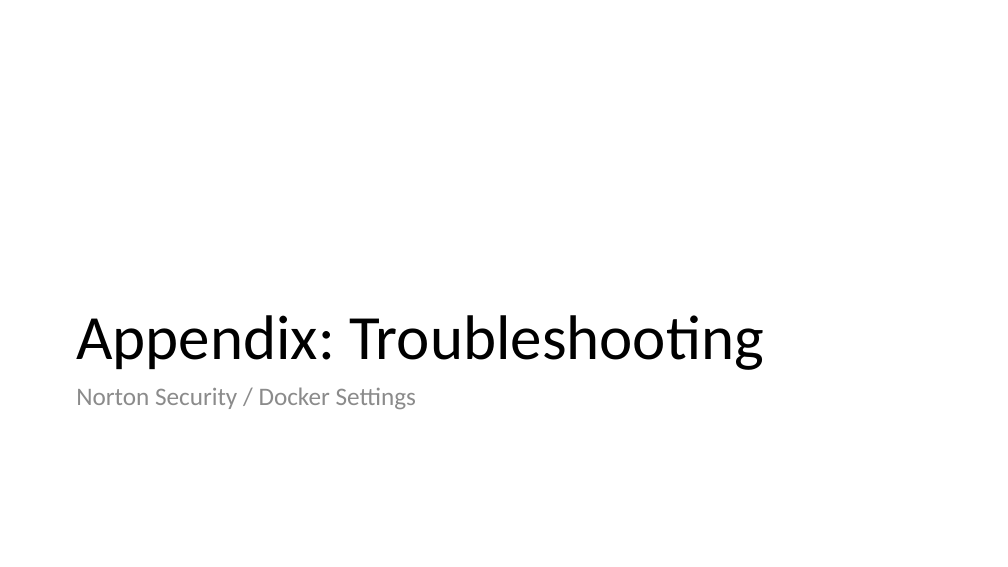
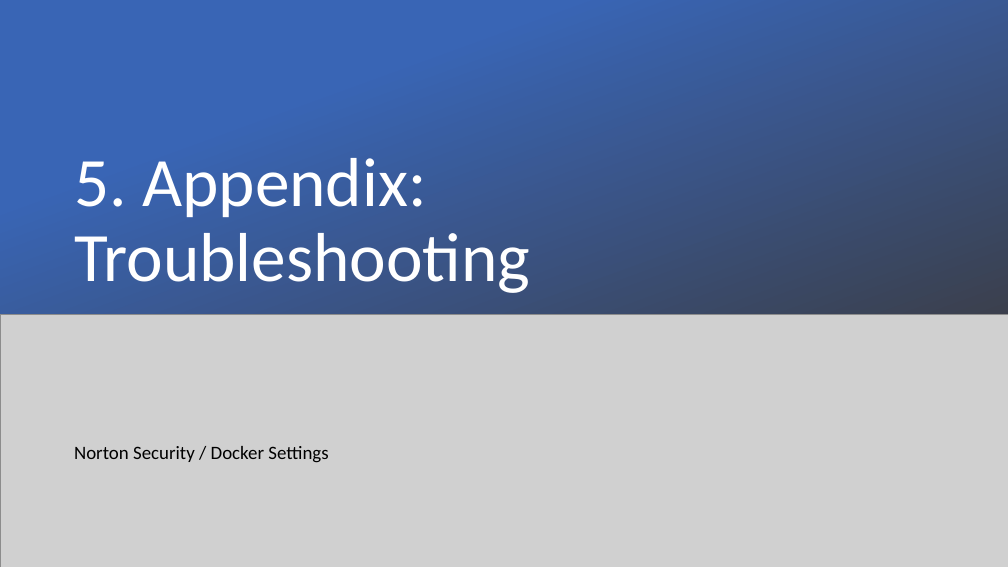
Before and after one commit to samuelstelzer/twitter_sentiment_analysis, a slide deck: slide 31 of handson_workshop.pptx (slide 30 before the commit). Drawn at 1008x567 pixels with LibreOffice and Linux fonts; fonts in the diff are those of the drawing; grey boxes stand for pictures. Boxes give left, top, right and bottom in pixels: in the first picture for what was removed or moved away, otherwise in the second. Text is boxed around its words. In the diff, an @@ line names an element or a change of style, - is before the commit and + after.

```diff
--- a/handson_workshop.pptx
+++ b/handson_workshop.pptx
@@ rectangle added at (0, 0, 1008, 461), fill gradient #3965B5 to #3B3838 @@
@@ title "5. Appendix: Troubleshooting" at (74, 158, 530, 293): vertical alignment bottom to middle @@
@@ title at (74, 158, 530, 293): text changed; size 60 to 66 pt; text colour #000000 to #FFFFFF @@
-Appendix: Troubleshooting
+5. Appendix: Troubleshooting
@@ picture added at (0, 315, 1008, 567) @@
@@ text "Norton Security / Docker Settings": place and size @@
-text "Norton Security / Docker Settings" at (76, 387, 416, 409)
+text "Norton Security / Docker Settings" at (74, 446, 328, 463)
@@ text "Norton Security / Docker Settings" at (74, 446, 328, 463): size 24 to 18 pt, text colour #8C8C8C to #000000 @@
```
Also in this commit, not shown: 6 other slides changed, 1 slide added.
